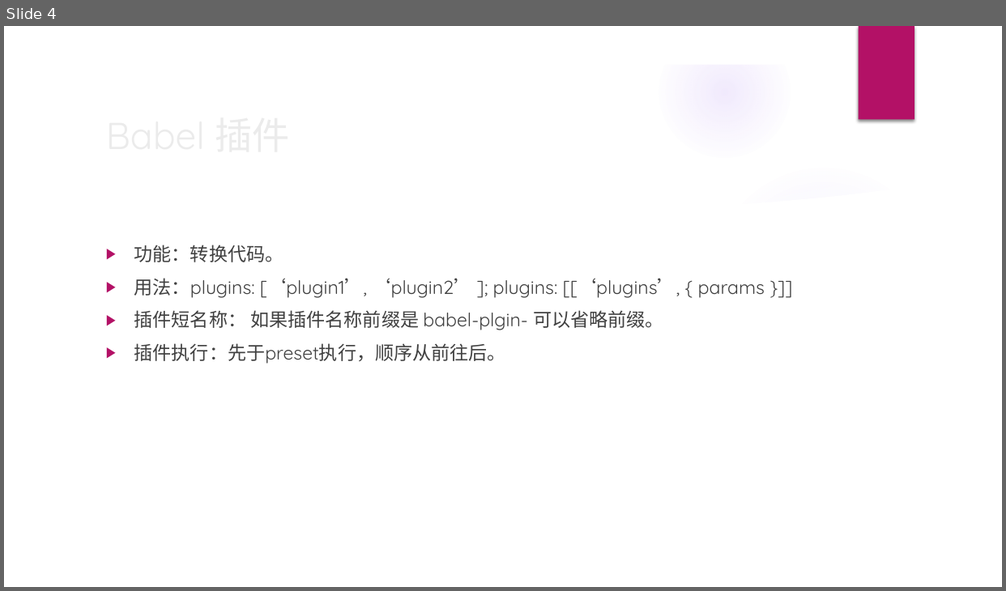
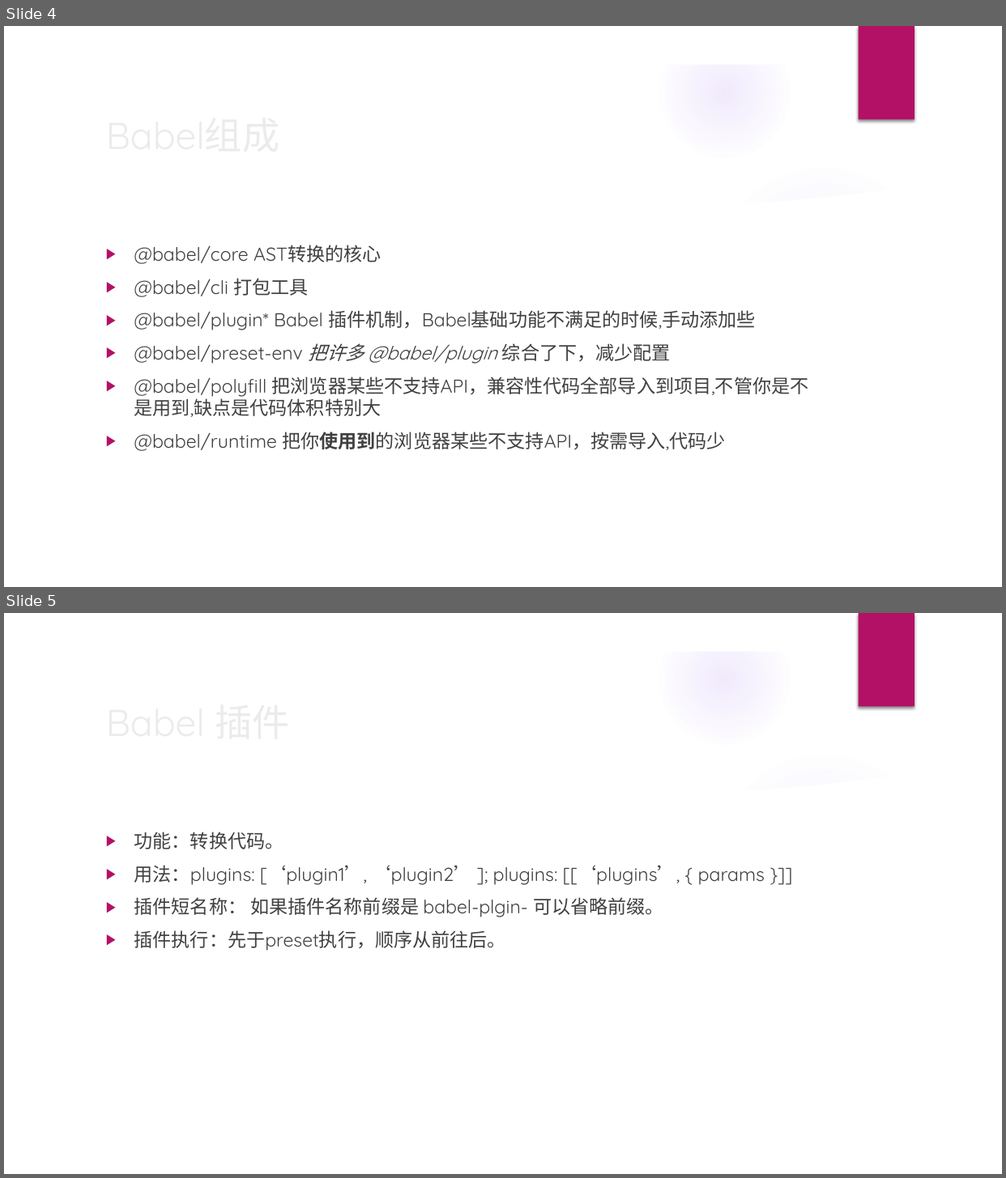
Before and after one commit to jiangyanghe/babel-lesson, a slide deck: babel.pptx. Shown one above the other, each under a label of ours: slide 4 before the commit, slides 4 and 5 after it. The pictures are 1006x591 and 1006x1178 pixels, drawn with LibreOffice and Linux fonts; fonts in the diff are those of the drawing; background and template pictures are left out. Boxes give left, top, right and bottom in pixels: in the first picture for what was removed or moved away, otherwise in the second. Text is boxed around its words. In the diff, an @@ line names an element or a change of style, - is before the commit and + after.

```diff
--- a/babel.pptx
+++ b/babel.pptx
@@ slide 4 added at <box>4,26,1002,587</box>, background picture (left out); not listed: 9 template elements that a slide beside it also shows @@
@@ title added at <box>98,105,816,163</box>, 36 pt, text #EBEBEB @@
+Babel组成
@@ text added at <box>134,245,809,451</box>, 18 pt, text #404040 @@
+▶ @babel/core AST转换的核心
+▶ @babel/cli 打包工具
+▶ @babel/plugin* Babel 插件机制，Babel基础功能不满足的时候,手动添加些
+▶ @babel/preset-env 把许多 @babel/plugin 综合了下，减少配置
+▶ @babel/polyfill 把浏览器某些不支持API，兼容性代码全部导入到项目,不管你是不是用到,缺点是代码体积特别大
+▶ @babel/runtime 把你使用到的浏览器某些不支持API，按需导入,代码少
@@ what was slide 4 is now slide 5 @@
```
Also in this commit, not shown: 3 slides changed, 2 other slides added, 1 slide removed, 5 other files.
